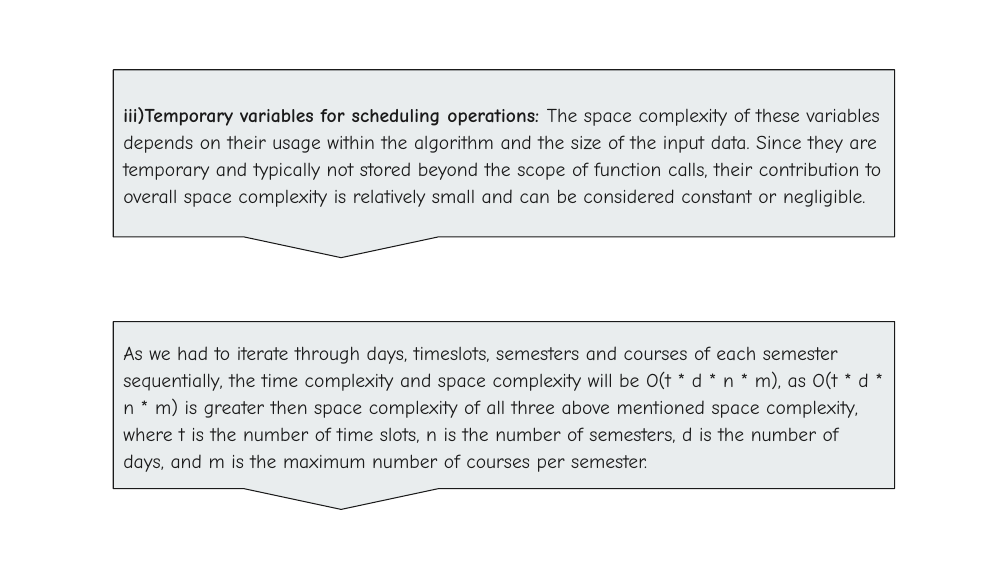
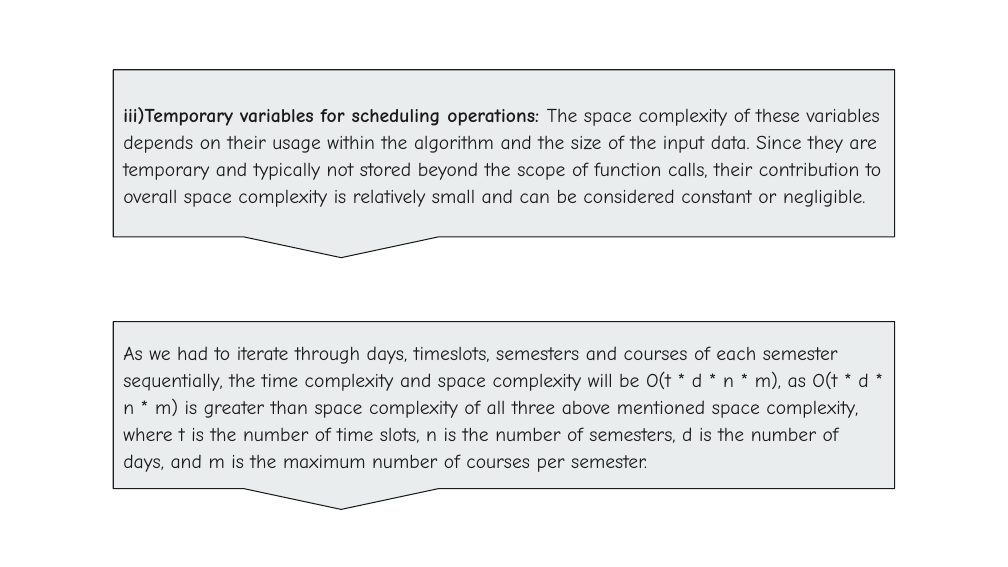
Before and after one commit to Shamit2105/Timetable, a slide deck: slide 11 of Untitled presentation.pptx. Drawn at 1008x567 pixels with LibreOffice and Linux fonts; fonts in the diff are those of the drawing. Boxes give left, top, right and bottom in pixels: in the first picture for what was removed or moved away, otherwise in the second. Text is boxed around its words. In the diff, an @@ line names an element or a change of style, - is before the commit and + after.

```diff
--- a/Untitled presentation.pptx
+++ b/Untitled presentation.pptx
@@ text in speech box at box(123, 346, 868, 472): text changed @@
-As we had to iterate through days, timeslots, semesters and courses of each semester sequentially, the time complexity and space complexity will be O(t * d * n * m), as O(t * d * n * m) is greater then space complexity of all three above mentioned space complexity, where t is the number of time slots, n is the number of semesters, d is the number of days, and m is the maximum number of courses per semester.
+As we had to iterate through days, timeslots, semesters and courses of each semester sequentially, the time complexity and space complexity will be O(t * d * n * m), as O(t * d * n * m) is greater than space complexity of all three above mentioned space complexity, where t is the number of time slots, n is the number of semesters, d is the number of days, and m is the maximum number of courses per semester.
```
Also in this commit, not shown: 2 other slides changed.
